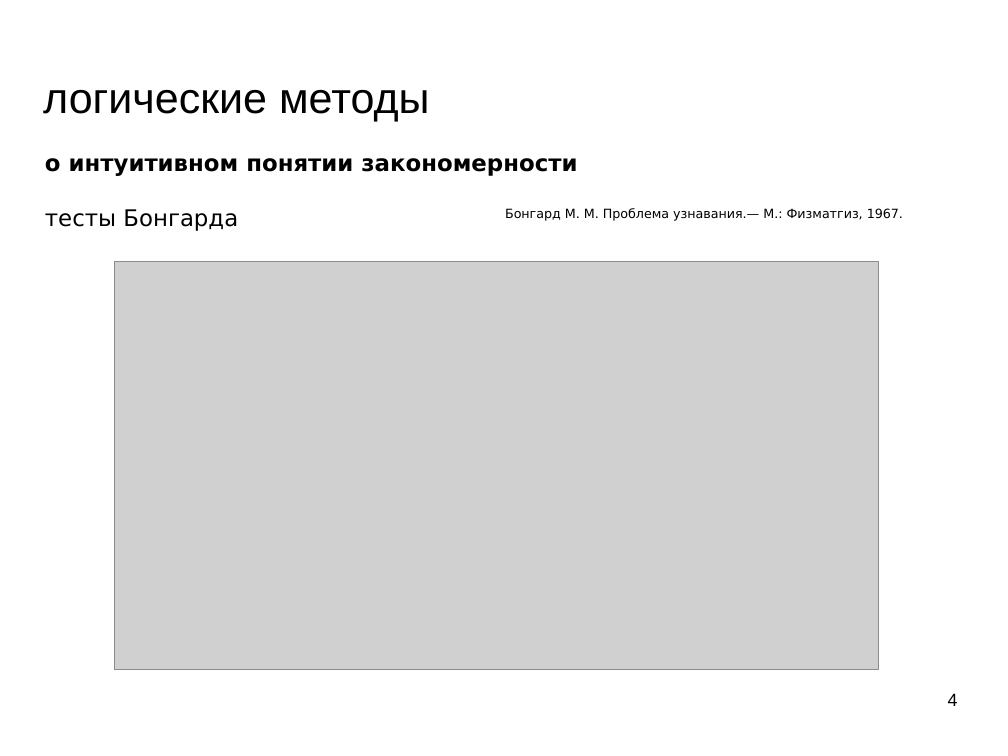
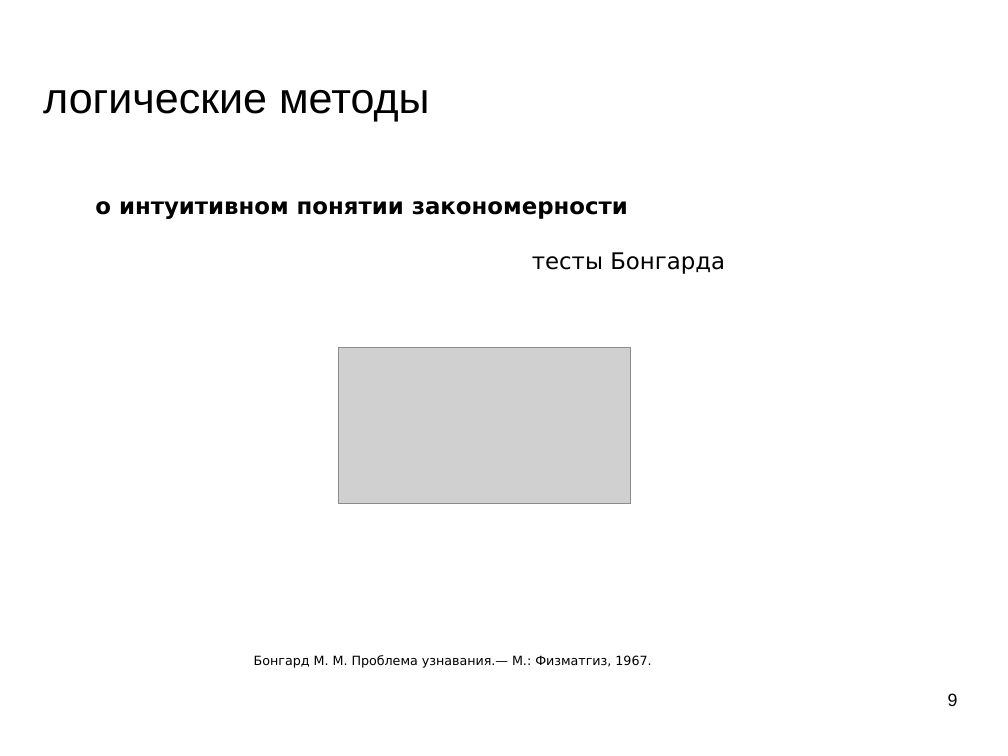
Before and after one commit to mechanoid5/ml_lectorium_legacy, a slide deck: slide 9 of 06-logical.odp (slide 4 before the commit). Drawn at 1008x756 pixels with LibreOffice and Linux fonts; fonts in the diff are those of the drawing; grey boxes stand for pictures; background and template pictures are left out. Boxes give left, top, right and bottom in pixels: in the first picture for what was removed or moved away, otherwise in the second. Text is boxed around its words. In the diff, an @@ line names an element or a change of style, - is before the commit and + after.

```diff
--- a/06-logical.odp
+++ b/06-logical.odp
@@ text "о интуитивном понятии закономерности": place and size @@
-text "о интуитивном понятии закономерности" at [45,158,577,231]
+text "о интуитивном понятии закономерности" at [95,201,725,274]
@@ text at [532,252,725,274]: alignment left to right @@
@@ picture: place and size @@
-picture at [114,262,879,670]
+picture at [338,348,631,504]
@@ text "Бонгард М. М. Проблема узнавания.— ...": place and size @@
-text "Бонгард М. М. Проблема узнавания.— ..." at [505,208,903,221]
+text "Бонгард М. М. Проблема узнавания.— ..." at [254,655,651,668]
@@ page number at [948,693,958,706]: text changed @@
-4
+9
```
Also in this commit, not shown: 19 other slides changed, 1 slide added, 12 slides removed, 1 other file.
